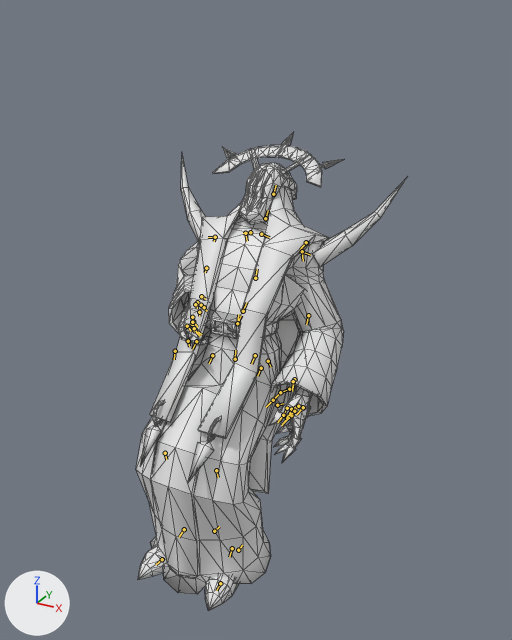
The Blender file assets-src/rooms/tavern/creature-clips/Cultist.blend as it was, and as the next commit left it.
One viewpoint serves both versions: a 50 mm camera at (0.595, -1.008, 0.913) aimed at (0.044, -0.006, 0.412). The lights are fixed; the arrows at lower left show +X, +Y and +Z. The older version comes first. Both versions are drawn at frame 41 of the action 'SitDice'; the numbers are the values there. The bones that change, and the others that lie on the model, are drawn over the model as lines. Mesh edges are drawn as thin lines.

The first picture shows 'CultistSourceMesh'.
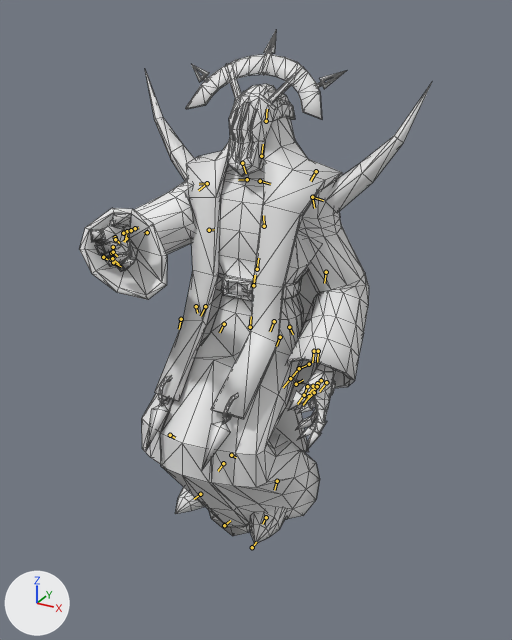
The change in detail:
Bone 'root' (bone_root) moves from (0.0, 0.0, -0.126) to (0.0, 0.057, -0.163).
Bone 'root' (bone_root) is rescaled from (0.85, 0.85, 0.85) to (1.0, 1.0, 1.0).
Bone 'thigh.L' (bone_thigh_l) turns from (-49, -8, 8) to (-48, -9, 7) degrees about its own x, y and z.
Bone 'shin.L' (bone_shin_l) turns from (59, 2, -2) to (91, 3, -2) degrees about its own x, y and z.
Bone 'foot.L' (bone_foot_l) turns from (-10, 4, -3) to (-43, -1, -2) degrees about its own x, y and z.
Bone 'spine' (bone_spine) turns from (-36, 0, 0) to (-12, 0, 0) degrees about its own x, y and z.
Bone 'upper_arm.L' (bone_upper_arm_l) turns from (7, 0, 42) to (-5, -2, 35) degrees about its own x, y and z.
Bone 'upper_arm.R' (bone_upper_arm_r) turns from (47, -13, -50) to (-34, 32, 1) degrees about its own x, y and z.
Bone 'forearm.R' (bone_forearm_r) turns from (-71, 27, 8) to (-47, 5, -32) degrees about its own x, y and z.
Bone 'thigh.R' (bone_thigh_r) turns from (-49, 8, -8) to (-48, 9, -7) degrees about its own x, y and z.
Bone 'shin.R' (bone_shin_r) turns from (59, -2, 2) to (91, -3, 2) degrees about its own x, y and z.
Bone 'foot.R' (bone_foot_r) turns from (-10, -4, 3) to (-43, 1, 2) degrees about its own x, y and z.

Pixel boxes (x1, y1, x2, y2) of what changed, in the pictures (512 x 640 px):
'CultistSourceMesh', posed (30% wider, 7% taller)
    before: (136, 133, 406, 611)
    after: (80, 31, 432, 544)
bone 'root', root to tip
    before: (238, 550) to (242, 545)
    after: (252, 547) to (256, 542)
bone 'thigh.L', root to tip
    before: (261, 368) to (257, 376)
    after: (280, 337) to (276, 346)
bone 'shin.L', root to tip
    before: (216, 470) to (218, 477)
    after: (231, 455) to (236, 457)
bone 'foot.L', root to tip
    before: (232, 548) to (229, 557)
    after: (277, 481) to (274, 490)
bone 'spine', root to tip
    before: (237, 323) to (241, 315)
    after: (253, 285) to (255, 275)
bone 'upper_arm.L', root to tip
    before: (302, 251) to (303, 261)
    after: (312, 197) to (314, 208)
bone 'upper_arm.R', root to tip
    before: (215, 237) to (214, 241)
    after: (207, 183) to (198, 190)
bone 'forearm.R', root to tip
    before: (206, 268) to (205, 272)
    after: (147, 232) to (144, 233)
bone 'thigh.R', root to tip
    before: (212, 355) to (209, 363)
    after: (224, 324) to (219, 332)
bone 'shin.R', root to tip
    before: (165, 453) to (166, 459)
    after: (170, 435) to (175, 438)
bone 'foot.R', root to tip
    before: (184, 529) to (179, 537)
    after: (223, 463) to (218, 471)
